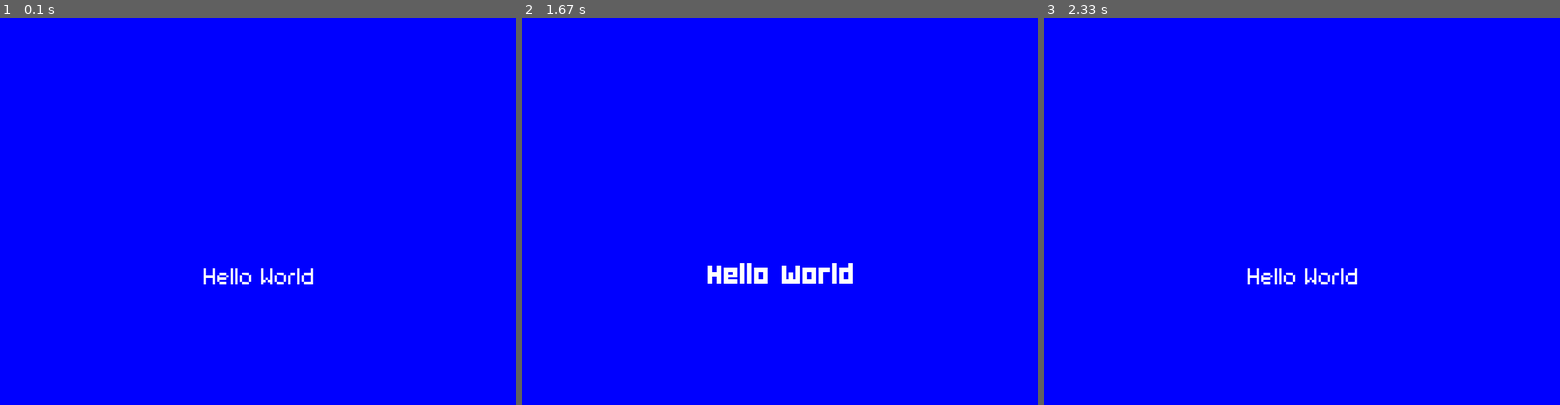
Above: before the commit, frames 1-3 (left to right).
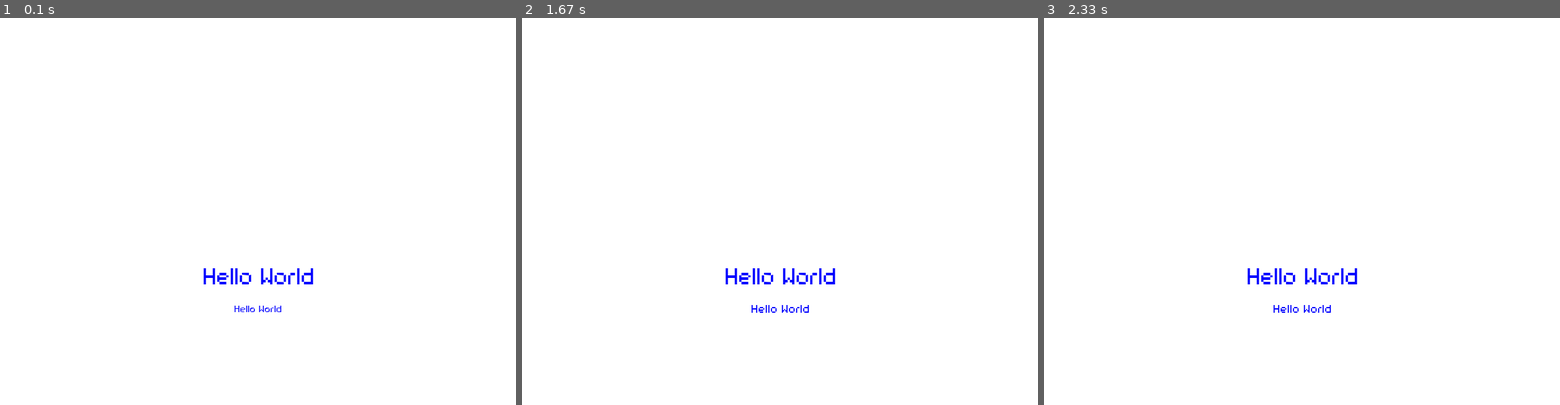
Above: after the commit, the same moments.

Repository: ptsgrn/termproject-1-67-pygame
Game: pygame game, started from chulalife/ui_elements.py
Two runs of this game, one before a commit and one after it. Both use one fixed random seed, a clock stepped at 60 frames per second and the inputs below.
Inputs (mouse positions are in pixels of both pictures, inside the frame that each line leads up to):
- Up to frame 1 (0.1 s): no input
- Up to frame 2 (1.67 s): click "Hello World" at 0.38 s; click (780, 234) at 0.72 s; click "Hello World" at 1.55 s
- Up to frame 3 (2.33 s): click (1312, 79) at 1.88 s; click (1276, 312) at 2.22 s

The runs differ from the first frame. In frame 1, 100% of the frame differs, in the area x 0-100%, y 0-100%; in frame 2, 99%; in frame 3, 100%.

Commit message:
Refactor .gitignore and add .venv and __pycache__ to ignore list

Diff:
--- /dev/null
+++ b/chulalife/ui_elements.py
@@ -0,0 +1,164 @@
+from typing import Literal
+import pygame
+import pygame.freetype
+from pygame.sprite import Sprite
+from pygame.rect import Rect
+from pygame.color import Color
+
+BLUE = Color(0, 0, 255)
+WHITE = Color(255, 255, 255)
+BLACK = Color(0, 0, 0)
+
+font_paths = {
+    "display": "assets/fonts/2005_iannnnnCPU.ttf",
+    "content": "assets/fonts/2005_iannnnnAMD.ttf",
+}
+
+
+def create_surface_with_text(text, font_size, text_rgb, bg_rgb=None, font_type: Literal["display", "content"] = "content"):
+    """ Returns surface with text written on """
+    # font = pygame.freetype.SysFont("Courier", font_size, bold=True)
+    font = pygame.font.Font(font_paths[font_type], size=int(font_size))
+    surface = font.render(text=text, antialias=True,
+                          color=text_rgb, bgcolor=bg_rgb)
+    return surface.convert_alpha()
+
+
+class UIElement(Sprite):
+    """ An user interface element that can be added to a surface """
+
+    def __init__(self, center_position, text, font_size, bg_rgb, text_rgb):
+        """
+        Args:
+            center_position - tuple (x, y)
+            text - string of text to write
+            font_size - int
+            bg_rgb (background colour) - tuple (r, g, b)
+            text_rgb (text colour) - tuple (r, g, b)
+        """
+        self.mouse_over = False  # indicates if the mouse is over the element
+
+        # create the default image
+        default_image = create_surface_with_text(
+            text=text, font_size=font_size, text_rgb=text_rgb, bg_rgb=bg_rgb
+        )
+
+        # create the image that shows when mouse is over the element
+        highlighted_image = create_surface_with_text(
+            text=text, font_size=font_size * 1.2, text_rgb=text_rgb, bg_rgb=bg_rgb
+        )
+
+        # add both images and their rects to lists
+        self.images = [default_image, highlighted_image]
+        self.rects = [
+            default_image.get_rect(center=center_position),
+            highlighted_image.get_rect(center=center_position),
+        ]
+
+        # calls the init method of the parent sprite class
+        super().__init__()
+
+        # properties that vary the image and its rect when the mouse is over the element
+
+    @property
+    def image(self):
+        return self.images[1] if self.mouse_over else self.images[0]
+
+    @property
+    def rect(self):
+        return self.rects[1] if self.mouse_over else self.rects[0]
+
+    def update(self, mouse_pos):
+        if self.rect.collidepoint(mouse_pos):
+            self.mouse_over = True
+        else:
+            self.mouse_over = False
+
+    def draw(self, surface):
+        """ Draws element onto a surface """
+        surface.blit(self.image, self.rect)
+
+
+class StaticTextElement(Sprite):
+    """ An user interface element that can be added to a surface
+    source: https://programmingpixels.com/handling-a-title-screen-game-flow-and-buttons-in-pygame.html
+    """
+
+    def __init__(self, center_position, text, font_size, bg_rgb, text_rgb):
+        self.mouse_over = False  # indicates if the mouse is over the element
+
+        # create the default image
+        default_image = create_surface_with_text(
+            text=text, font_size=font_size, text_rgb=text_rgb, bg_rgb=bg_rgb
+        )
+
+        # add both images and their rects to lists
+        self.images = [default_image]
+        self.rects = [
+            default_image.get_rect(center=center_position),
+        ]
+
+        # calls the init method of the parent sprite class
+        super().__init__()
+
+   # properties that vary the image and its rect when the mouse is over the element
+
+    @property
+    def image(self):
+        return self.images[1] if self.mouse_over else self.images[0]
+
+    @property
+    def rect(self):
+        return self.rects[1] if self.mouse_over else self.rects[0]
+
+    def update(self):
+        pass
+
+    def draw(self, surface):
+        """ Draws element onto a surface """
+        surface.blit(self.image, self.rect)
+
+
+def main():
+    pygame.init()
+
+    screen = pygame.display.set_mode(
+        (800, 600), pygame.FULLSCREEN | pygame.RESIZABLE)
+
+    # create a ui element
+    static_text_element = StaticTextElement(
+        center_position=(400, 400),
+        font_size=72,
+        bg_rgb=None,
+        text_rgb=BLUE,
+        text="Hello World",
+    )
+
+    # create a ui element
+    ui_element = UIElement(
+        center_position=(400, 450),
+        font_size=30,
+        bg_rgb=None,
+        text_rgb=BLUE,
+        text="Hello World",
+    )
+
+    # main loop
+    while True:
+        screen.fill(WHITE)
+        static_text_element.update()
+        static_text_element.draw(screen)
+
+        ui_element.update(pygame.mouse.get_pos())
+        ui_element.draw(screen)
+
+        pygame.display.flip()
+        for event in pygame.event.get():
+            if event.type == pygame.QUIT:
+                pygame.quit()
+                return
+
+
+# call main when the script is run
+if __name__ == "__main__":
+    main()
--- a/main.py
+++ b/main.py
@@ -1,19 +1,21 @@
 import pygame
-from pygame.locals import *
+from pygame.locals import *  # noqa
+from pygame.color import Color
 from dataclasses import dataclass
 from typing import Literal
-import random
-from .ui_elements import TextElement
+
+from chulalife.ui_elements import StaticTextElement, create_surface_with_text
 
 RESOLUTION = (800, 600)
 FPS = 60
 
 # Colors
-WHITE = (255, 255, 255)
-BLACK = (0, 0, 0)
-BLUE = (0, 0, 255)
+WHITE = Color(255, 255, 255)
+BLACK = Color(0, 0, 0)
+BLUE = Color(0, 0, 255)
 
 pygame.init()
+# pygame.display.set_caption('')
 
 
 @dataclass
@@ -90,22 +92,27 @@
         self.game_objects.append(GameController())
         self.game_objects.append(Player())
 
-        self.state: Literal["welcome", "running", "game_over", "game_end"] = "running"
+        self.state: Literal["welcome", "running",
+                            "game_over", "game_end"] = "welcome"
         self.level: int = 1
 
     def run(self):
         while True:
             self.handleEvents()
 
-            if self.state != "game_over":
-                for game_object in self.game_objects:
-                    game_object.update(self.game_objects)
-                    if game_object.element_type == "player":
-                        self.state = game_object.is_game_over and "game_over" or "running"
+            self.screen.fill(WHITE)
 
-            self.screen.fill(WHITE)
-            for game_objects in self.game_objects:
-                game_objects.draw(self.screen)
+            if self.state == "welcome":
+                self.screen.fill(WHITE)
+                # text_rect = text.get_rect(
+                #     center=pygame.display.get_surface().get_rect().center)
+                screen_center = pygame.display.get_surface().get_rect().center
+                create_surface_with_text(
+                    "Welcome to the game", 50, WHITE, BLACK).blit(self.screen, screen_center)
+                welcomeText = create_surface_with_text(
+                    "ยินดีต้อนรับสู่ Chula life", 50, BLUE, font_type="display")
+                self.screen.blit(welcomeText, (screen_center[0], screen_center[1] + 50))
+                pygame.display.flip()
 
             self.clock.tick(FPS)
             pygame.display.flip()
--- a/ui_elements.py
+++ /dev/null
@@ -1,108 +0,0 @@
-from typing import Literal
-import pygame
-import pygame.freetype
-from pygame.sprite import Sprite
-from pygame.rect import Rect
-
-BLUE = (0, 0, 255)
-WHITE = (255, 255, 255)
-
-font_paths = {
-    "display": "assets/fonts/2005_iannnnnCPU.ttf",
-    "content": "assets/fonts/2005_iannnnnAMD.ttf",
-}
-
-
-def create_surface_with_text(text, font_size, text_rgb, bg_rgb, font_type: Literal["display", "content"] = "content"):
-    """ Returns surface with text written on """
-    font = pygame.font.Font(font_paths[font_type], int(font_size))
-    surface = font.render(text=text, color=text_rgb,
-                          bgcolor=bg_rgb, antialias=True)
-    return surface.convert_alpha()
-
-
-class TextElement(Sprite):
-    """ An user interface element that can be added to a surface
-    source: https://programmingpixels.com/handling-a-title-screen-game-flow-and-buttons-in-pygame.html
-    """
-
-    def __init__(self, center_position: tuple[int, int], text, font_size, bg_rgb, text_rgb):
-        """
-        Args:
-            center_position - tuple (x, y)
-            text - string of text to write
-            font_size - int
-            bg_rgb (background colour) - tuple (r, g, b)
-            text_rgb (text colour) - tuple (r, g, b)
-        """
-        self.mouse_over = False  # indicates if the mouse is over the element
-
-        # create the default image
-        default_image = create_surface_with_text(
-            text=text, font_size=font_size, text_rgb=text_rgb, bg_rgb=bg_rgb, font_type="content"
-        )
-
-        # create the image that shows when mouse is over the element
-        highlighted_image = create_surface_with_text(
-            text=text, font_size=font_size, text_rgb=text_rgb, bg_rgb=bg_rgb, font_type="display"
-        )
-
-        # add both images and their rects to lists
-        self.images = [default_image, highlighted_image]
-        self.rects = [
-            default_image.get_rect(center=center_position),
-            highlighted_image.get_rect(center=center_position),
-        ]
-
-        # calls the init method of the parent sprite class
-        super().__init__()
-
-    @property
-    def image(self):
-        return self.images[1] if self.mouse_over else self.images[0]
-
-    @property
-    def rect(self):
-        return self.rects[1] if self.mouse_over else self.rects[0]
-
-    def update(self, mouse_pos):
-        if self.rect.collidepoint(mouse_pos):
-            self.mouse_over = True
-        else:
-            self.mouse_over = False
-
-    def draw(self, surface):
-        """ Draws element onto a surface """
-        surface.blit(self.image, self.rect)
-
-
-def main():
-    pygame.init()
-
-    screen = pygame.display.set_mode(
-        (800, 600), pygame.FULLSCREEN | pygame.RESIZABLE)
-
-    # create a ui element
-    uielement = TextElement(
-        center_position=(400, 400),
-        font_size=72,
-        bg_rgb=BLUE,
-        text_rgb=WHITE,
-        text="Hello World",
-    )
-
-    # main loop
-    while True:
-        screen.fill(BLUE)
-        uielement.update(pygame.mouse.get_pos())
-        uielement.draw(screen)
-        pygame.display.flip()
-        for event in pygame.event.get():
-            if event.type == pygame.QUIT:
-                pygame.quit()
-                return
-
-
-# call main when the script is run
-if __name__ == "__main__":
-    main()
Empty file added: chulalife/__init__.py
Renamed: bg.py -> chulalife/bg.py
Not shown, changed: .gitignore
